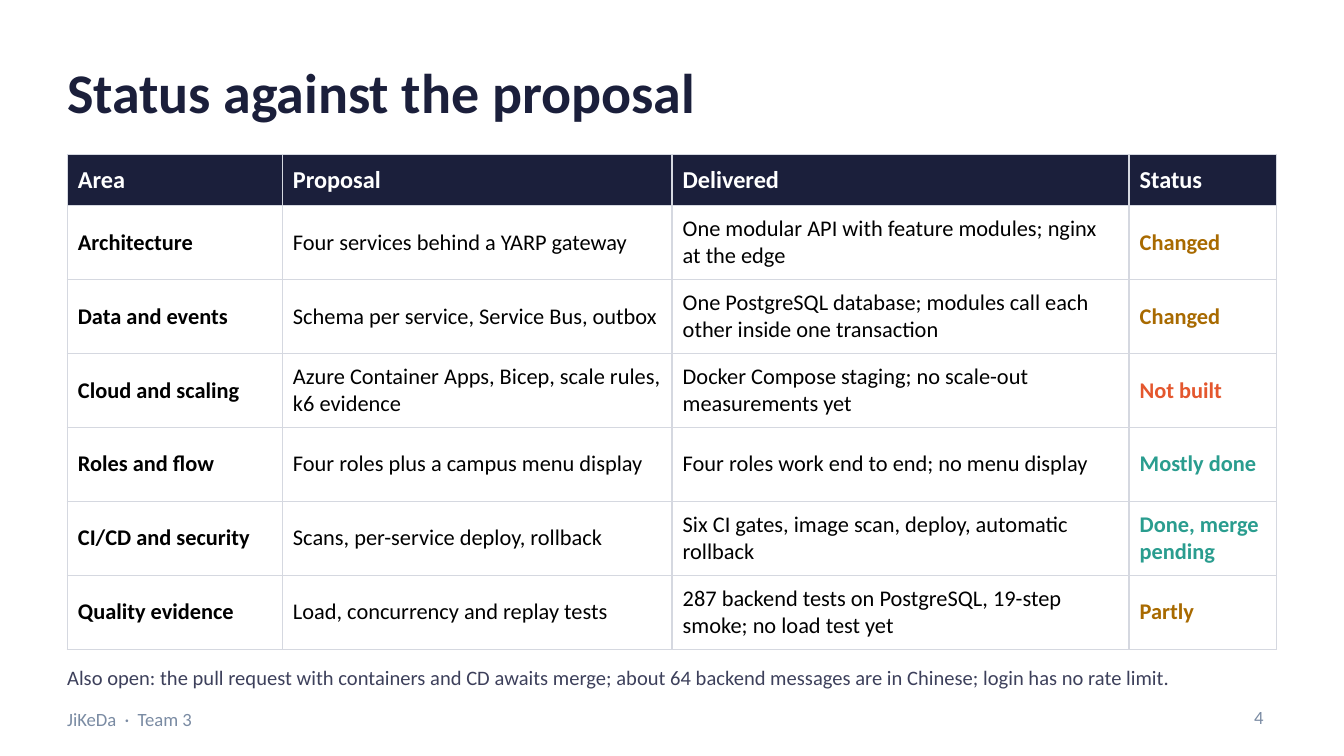
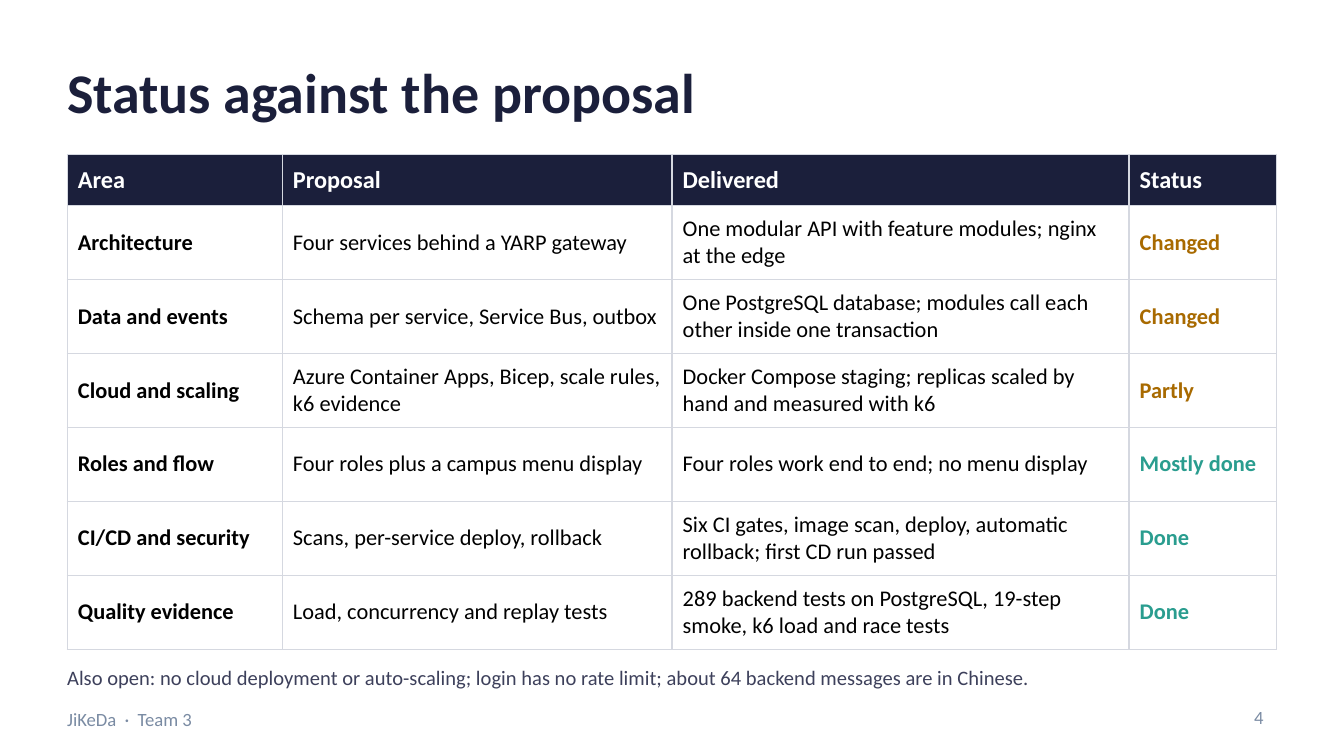
Before and after one commit to Friedriceee/5001, a slide deck: slide 4 of docs/presentation/JiKeDa_Team3_Presentation.pptx. Drawn at 1344x756 pixels with LibreOffice and Linux fonts; fonts in the diff are those of the drawing. Boxes give left, top, right and bottom in pixels: in the first picture for what was removed or moved away, otherwise in the second. Text is boxed around its words. In the diff, an @@ line names an element or a change of style, - is before the commit and + after.

Commit message:
docs: record scale-out, consistency and first CD results; update presentation

```diff
--- a/docs/presentation/JiKeDa_Team3_Presentation.pptx
+++ b/docs/presentation/JiKeDa_Team3_Presentation.pptx
@@ table at (x1=67, y1=155, x2=1277, y2=640) @@
-row 4, column 3: Docker Compose staging; no scale-out measurements yet
+row 4, column 3: Docker Compose staging; replicas scaled by hand and measured with k6
-row 4, column 4: Not built
+row 4, column 4: Partly
-row 6, column 3: Six CI gates, image scan, deploy, automatic rollback
+row 6, column 3: Six CI gates, image scan, deploy, automatic rollback; first CD run passed
-row 6, column 4: Done, merge pending
+row 6, column 4: Done
-row 7, column 3: 287 backend tests on PostgreSQL, 19-step smoke; no load test yet
+row 7, column 3: 289 backend tests on PostgreSQL, 19-step smoke, k6 load and race tests
-row 7, column 4: Partly
+row 7, column 4: Done
@@ text at (x1=67, y1=670, x2=1028, y2=689): text changed @@
-Also open: the pull request with containers and CD awaits merge; about 64 backend messages are in Chinese; login has no rate limit.
+Also open: no cloud deployment or auto-scaling; login has no rate limit; about 64 backend messages are in Chinese.
```
Also in this commit, not shown: 8 other slides changed, 1 slide added, 2 other files.
